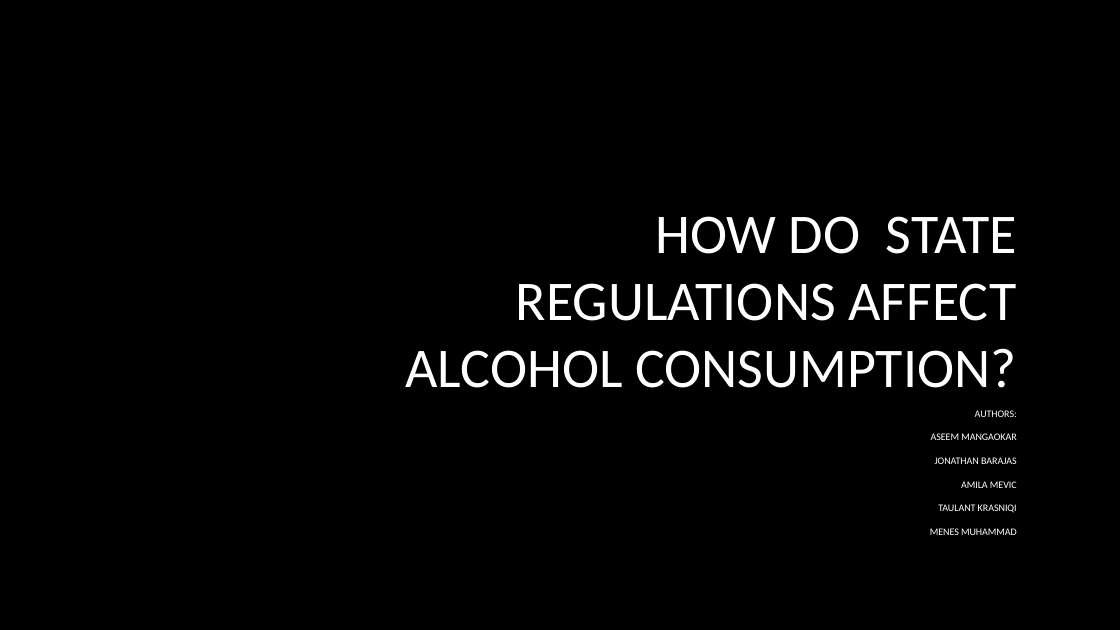
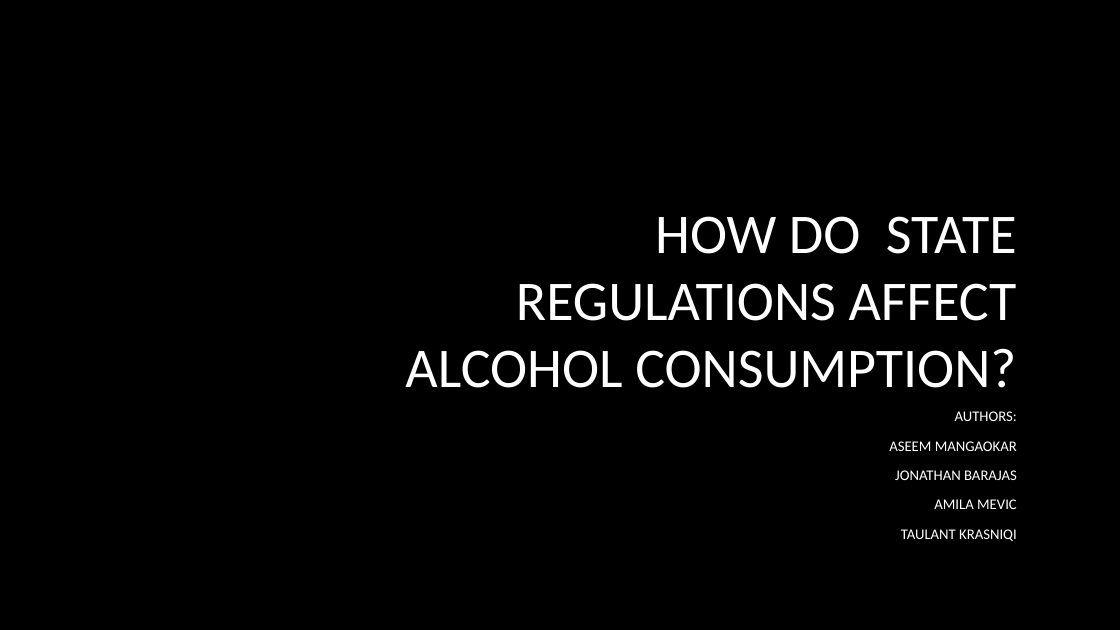
Before and after one commit to aseem-mangaokar/FinTechProject1, a slide deck: slide 1 of FintechProject1Presentation.pptx. Drawn at 1120x630 pixels with LibreOffice and Linux fonts; fonts in the diff are those of the drawing; background and template pictures are left out. Boxes give left, top, right and bottom in pixels: in the first picture for what was removed or moved away, otherwise in the second. Text is boxed around its words. In the diff, an @@ line names an element or a change of style, - is before the commit and + after.

Commit message:
final ppt

```diff
--- a/FintechProject1Presentation.pptx
+++ b/FintechProject1Presentation.pptx
@@ subtitle "AUTHORS:" at box(889, 411, 1017, 541): size 8.6 to 12.6 pt @@
@@ subtitle at box(930, 528, 1017, 535): paragraph removed @@
-MENES MUHAMMAD
```
Also in this commit, not shown: 5 other files.
